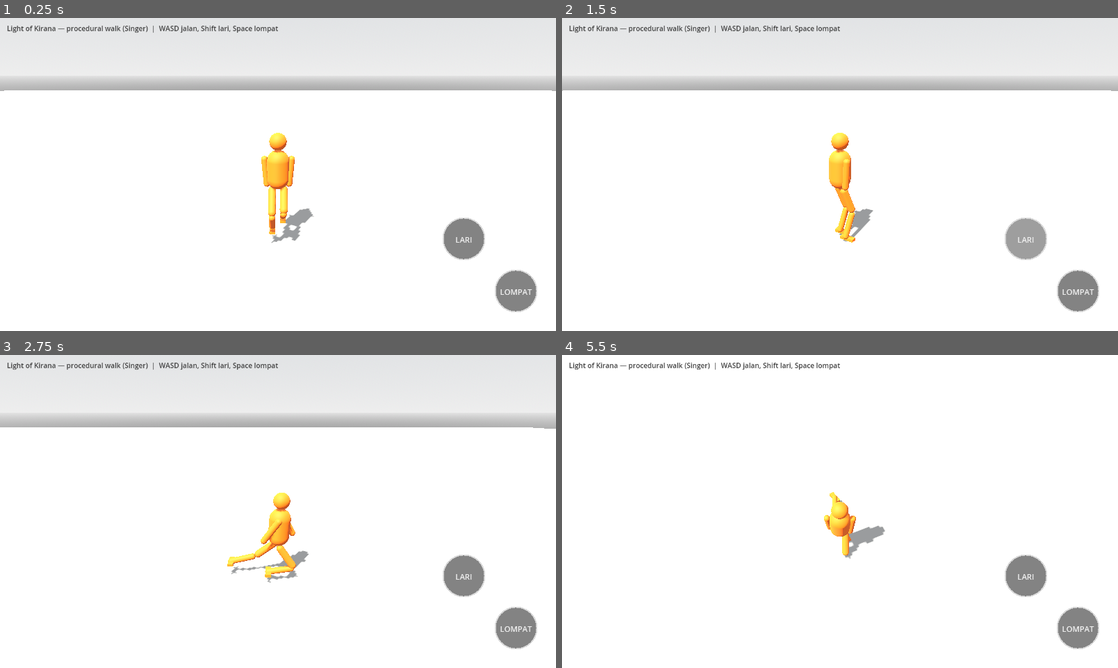
Above: before the commit, frames 1-4 (two rows, left to right).
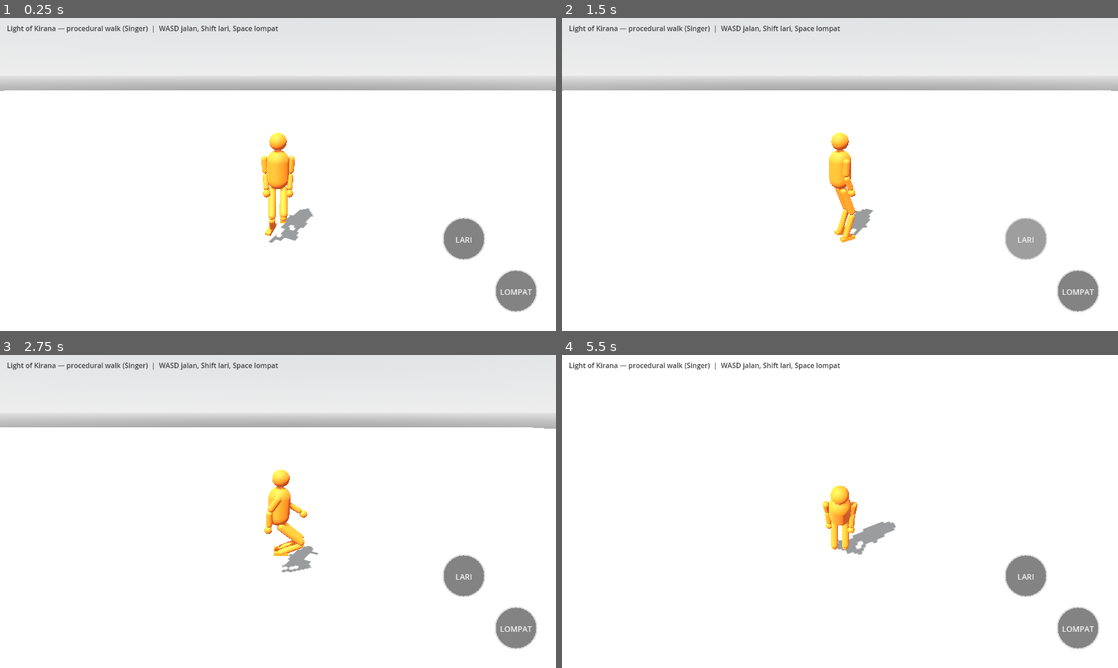
Above: after the commit, the same moments.

Repository: bagus123triga/light-of-kirana
Game: Godot game, scene res://scenes/main.tscn
Two runs of this game, one before a commit and one after it. Both use one fixed random seed, a clock stepped at 60 frames per second and the inputs below.
Inputs (mouse positions are in pixels of both pictures, inside the frame that each line leads up to):
- Up to frame 1 (0.25 s): no input
- Up to frame 2 (1.5 s): drag from (617, 271) to (895, 105) at 0.52 s; drag from (1023, 240) to (812, 237) at 1.27 s
- Up to frame 3 (2.75 s): move the mouse to (517, 627) at 2.02 s; hold D from 2.03 s (still down); hold Shift from 2.03 s (still down); click (517, 627) at 2.17 s
- Up to frame 4 (5.5 s): release D at 2.75 s; release Shift at 2.75 s; drag from (812, 574) to (673, 464) at 2.77 s; move the mouse to (1006, 558) at 3.52 s; hold A 3.53-4.25 s; hold Shift 3.53-4.25 s; tap Space at 3.77 s; drag from (673, 464) to (756, 433) at 4.27 s; move the mouse to (867, 511) at 5.02 s; hold S from 5.03 s (still down); hold Shift from 5.03 s (still down); click (867, 511) at 5.17 s

The runs differ from the first frame. In frame 1, 0.3% of the frame differs, in the area x 47-56%, y 44-72%; in frame 2, 0.2%; in frame 3, 1.8%, in the area x 40-58%, y 36-73%; in frame 4, 0.9%.

Commit message:
Fix arms 3 joints, foot yaw follows step, run flight phase, thigh 0.52/shin 0.44, upright posture

Diff:
--- a/scripts/procedural_humanoid.gd
+++ b/scripts/procedural_humanoid.gd
@@ -24,13 +24,17 @@
 const HIP_DAMPING := 26.0
 const LAND_BIAS := 0.47
 const FOOT_CLEARANCE := 0.17
-# Proportions that make idle knees nearly straight (Singer's mannequin
-# stands with legs almost extended): leg total 0.96, hip 0.92.
-# The old 0.52+0.52 legs with hip 0.88 forced a 0.31 m knee bend at
-# idle — the crouched / sitting pose in the 2026-11-09 screenshot.
-const LEG_UPPER := 0.48
-const LEG_LOWER := 0.48
+# Proportions (Bagus, 2026-11-09): upper thigh LONGER than lower
+# thigh — 0.52 vs 0.44, total still 0.96 so the idle-knee math and
+# hip ceiling from the previous fix stay valid. Equal 0.48/0.48 made
+# the figure look wrong and not upright.
+const LEG_UPPER := 0.52
+const LEG_LOWER := 0.44
 const HIP_HEIGHT := 1.0
+# Arms: 3 joints — shoulder, elbow, wrist (Bagus, 2026-11-09).
+# The old single-capsule arm had no elbow at all.
+const ARM_UPPER := 0.28
+const ARM_LOWER := 0.26
 const STEP_LATERAL := 0.11
 const GRAVITY := 20.0
 
@@ -52,6 +56,10 @@
 var body_root: Node3D
 var shoulder_l: Node3D
 var shoulder_r: Node3D
+var elbow_l: Node3D
+var elbow_r: Node3D
+var wrist_l: Node3D
+var wrist_r: Node3D
 var thigh_mesh: Array[MeshInstance3D] = []
 var shin_mesh: Array[MeshInstance3D] = []
 var foot_mesh: Array[MeshInstance3D] = []
@@ -61,7 +69,10 @@
 var foot_from_pos: Array[Vector3] = []
 var foot_step_t: Array[float] = [0.0, 0.0]
 var foot_stepping: Array[bool] = [false, false]
+var foot_yaw: Array[float] = [0.0, 0.0]
 var knee_pos: Array[Vector3] = [Vector3.ZERO, Vector3.ZERO]
+var flight_timer := 0.0
+var foot_clamp_count := 0
 
 
 func _orange_material() -> StandardMaterial3D:
@@ -123,16 +134,43 @@
 	head.position = Vector3(0, 0.72, 0)
 	body_root.add_child(head)
 
-	shoulder_l = Node3D.new()
-	shoulder_l.position = Vector3(-0.21, 0.5, 0)
-	body_root.add_child(shoulder_l)
-	shoulder_r = Node3D.new()
-	shoulder_r.position = Vector3(0.21, 0.5, 0)
-	body_root.add_child(shoulder_r)
-	for shoulder in [shoulder_l, shoulder_r]:
-		var arm := _limb(0.05, 0.5, mat)
-		arm.position = Vector3(0, -0.25, 0)
-		shoulder.add_child(arm)
+	# Arms, 3 joints each: shoulder -> elbow -> wrist -> hand.
+	# Hierarchy does the posing: shoulder swings, elbow bends,
+	# wrist adds a small flick. Upper arm 0.28, forearm 0.26.
+	var shoulders: Array[Node3D] = []
+	for side in [-1.0, 1.0]:
+		var shoulder := Node3D.new()
+		shoulder.position = Vector3(side * 0.21, 0.5, 0)
+		body_root.add_child(shoulder)
+		var upper := _limb(0.05, ARM_UPPER, mat)
+		upper.position = Vector3(0, -ARM_UPPER * 0.5, 0)
+		shoulder.add_child(upper)
+		var elbow := Node3D.new()
+		elbow.position = Vector3(0, -ARM_UPPER, 0)
+		shoulder.add_child(elbow)
+		var forearm := _limb(0.045, ARM_LOWER, mat)
+		forearm.position = Vector3(0, -ARM_LOWER * 0.5, 0)
+		elbow.add_child(forearm)
+		var wrist := Node3D.new()
+		wrist.position = Vector3(0, -ARM_LOWER, 0)
+		elbow.add_child(wrist)
+		var hand := MeshInstance3D.new()
+		var hand_mesh := SphereMesh.new()
+		hand_mesh.radius = 0.06
+		hand_mesh.height = 0.12
+		hand.mesh = hand_mesh
+		hand.material_override = mat
+		hand.position = Vector3(0, -0.05, 0)
+		wrist.add_child(hand)
+		shoulders.append(shoulder)
+		if side < 0.0:
+			elbow_l = elbow
+			wrist_l = wrist
+		else:
+			elbow_r = elbow
+			wrist_r = wrist
+	shoulder_l = shoulders[0]
+	shoulder_r = shoulders[1]
 
 	for side in [-1.0, 1.0]:
 		var thigh := _limb(0.06, LEG_UPPER, mat)
@@ -223,9 +261,19 @@
 	# arrives, otherwise the body outruns its feet and they drag.
 	# Stride is capped at 0.45 m (walk) so a planted foot never ends up
 	# further from the hip than the legs can reach.
-	var stride_max := 0.45 if not is_running else 0.70
+	var stride_max := 0.45 if not is_running else 0.85
 	var stride := clampf(speed * 0.26, 0.18, stride_max)
-	var swing := clampf(stride / maxf(speed, 0.5), 0.22, SWING_TIME) if moving else SWING_TIME
+	var swing := clampf(stride / maxf(speed, 0.5), 0.16, SWING_TIME) if moving else SWING_TIME
+	# Run flight phase (Singer): after a step lands while running, the
+	# body is briefly airborne with BOTH feet tucked — that is what
+	# makes running look like running instead of sliding (ngesot).
+	# Without it the support foot stays planted while the body moves
+	# ~1 m, and the IK clamp drags it along the ground.
+	if flight_timer > 0.0:
+		flight_timer -= delta
+		for i in 2:
+			foot_planted_pos[i] = hip_global + Vector3(0, -0.5, 0) + right * (-1.0 if i == 0 else 1.0) * 0.08
+			foot_planted_pos[i].y = hip_global.y - 0.5
 	for i in 2:
 		var side := -1.0 if i == 0 else 1.0
 		if foot_stepping[i]:
@@ -240,12 +288,18 @@
 				foot_planted_pos[i] = foot_target_pos[i]
 				foot_planted_pos[i].y = 0.05
 				steps_taken += 1
-		elif on_floor_now:
+				if is_running and speed_factor > 0.6:
+					flight_timer = 0.12
+		elif on_floor_now and flight_timer <= 0.0:
 			var ideal := global_position + wish_dir * stride * LAND_BIAS + right * side * STEP_LATERAL + forward * 0.05
 			ideal.y = 0.05
 			var lag := (ideal - foot_planted_pos[i]).dot(forward) if moving else (ideal - foot_planted_pos[i]).length()
 			var other_stepping := foot_stepping[1 - i]
-			if (moving and lag > 0.15 and not other_stepping) or (not moving and lag > 0.25 and not other_stepping):
+			# Walk: one foot at a time (stable). Run: overlap allowed —
+			# the support foot must lift as soon as the body passes it,
+			# otherwise it gets dragged (ngesot).
+			var gate := (not other_stepping) or is_running
+			if (moving and lag > 0.15 and gate) or (not moving and lag > 0.25 and not other_stepping):
 				var target := global_position + wish_dir * stride + right * side * STEP_LATERAL + forward * 0.05
 				target.y = 0.05
 				foot_from_pos[i] = foot_planted_pos[i]
@@ -287,18 +341,24 @@
 	# knee bend (0.16 m) that would not go away.
 	var hip_ceiling := 0.05 + sqrt(maxf(leg_len * leg_len - horiz_max * horiz_max, 0.55 * 0.55))
 	var bob := sin(gait_phase * 2.0) * 0.02 * speed_factor if moving else sin(time_alive * 1.6) * 0.012
-	var hip_target := minf(HIP_HEIGHT + bob - 0.04 * speed_factor, hip_ceiling)
+	var flight_lift := 0.06 if flight_timer > 0.0 else 0.0
+	var hip_target := minf(HIP_HEIGHT + bob - 0.04 * speed_factor + flight_lift, hip_ceiling + flight_lift)
 	hip_vel_y += (HIP_STIFFNESS * (hip_target - hip_y) - HIP_DAMPING * hip_vel_y) * delta
 	hip_y = clampf(hip_y + hip_vel_y * delta, 0.55, 1.02)
 	body_root.position.y = hip_y
-	body_root.rotation.x = speed_factor * 0.08
-	body_root.rotation.z = sin(gait_phase) * 0.03 * speed_factor
+	# Tegap (Bagus, 2026-11-09): torso stays near-vertical. The old
+	# 0.08 forward lean + sway made the figure slouch; lean is now
+	# 0.03 walk / a touch more only when running.
+	body_root.rotation.x = speed_factor * (0.03 if not is_running else 0.06)
+	body_root.rotation.z = sin(gait_phase) * 0.02 * speed_factor
 	hip_global = body_root.global_position
 
 	# --- Two-bone IK + foot placement ---
 	# Visual ankle is clamped to leg reach so the shin can never detach
 	# from the foot, even at the far end of a stride (Singer's pendulum
 	# body does this by dipping the hip; the clamp is the safety net).
+	# The clamp counter is a test signal: if it fires often while
+	# running, the feet are being dragged (ngesot).
 	for i in 2:
 		var side := -1.0 if i == 0 else 1.0
 		var hip_joint := hip_global + right * side * 0.09
@@ -306,16 +366,43 @@
 		var to_ankle := ankle - hip_joint
 		if to_ankle.length() > LEG_UPPER + LEG_LOWER - 0.02:
 			ankle = hip_joint + to_ankle.normalized() * (LEG_UPPER + LEG_LOWER - 0.02)
+			foot_clamp_count += 1
 		var knee := _solve_two_bone(hip_joint, ankle, forward)
 		knee_pos[i] = knee
 		_place_limb(thigh_mesh[i], hip_joint, knee)
 		_place_limb(shin_mesh[i], knee, ankle)
-		foot_mesh[i].global_position = ankle + forward * 0.05
-		foot_mesh[i].rotation.y = facing_yaw
-
-	# --- Arms swing opposite to the same-side leg ---
+		# Foot orientation (Bagus, 2026-11-09): the sole must FOLLOW
+		# the movement direction. The old code set the foot's LOCAL
+		# rotation.y = facing_yaw on top of the body's own facing_yaw
+		# — the yaw was doubled, so when turning left/right the feet
+		# pointed backwards / tilted. Now the foot is placed by its
+		# GLOBAL transform: yaw tracks the step direction while
+		# stepping, the facing while planted; pitch lets the toe drop
+		# mid-swing (foot dangles) and is flat (0) when planted.
+		var step_dir := foot_target_pos[i] - foot_from_pos[i]
+		var want_yaw := facing_yaw
+		if foot_stepping[i] and step_dir.length() > 0.01:
+			want_yaw = atan2(step_dir.x, step_dir.z)
+		foot_yaw[i] = lerp_angle(foot_yaw[i], want_yaw, clampf(delta * 10.0, 0.0, 1.0))
+		var foot_pitch := 0.0
+		if foot_stepping[i]:
+			foot_pitch = sin(PI * clampf(foot_step_t[i], 0.0, 1.0)) * 0.35
+		var foot_fwd := Vector3(sin(foot_yaw[i]), 0, cos(foot_yaw[i]))
+		var foot_pos := ankle + foot_fwd * 0.05
+		foot_pos.y = ankle.y
+		foot_mesh[i].global_transform = Transform3D(Basis.from_euler(Vector3(foot_pitch, foot_yaw[i], 0.0)), foot_pos)
+
+	# --- Arms, 3 joints: shoulder swings, elbow bends, wrist flicks ---
+	# Arms swing opposite to the same-side leg (Singer's counter-swing).
 	var swing_amount := sin(gait_phase) * 0.55 * speed_factor
 	shoulder_l.rotation.x = swing_amount
 	shoulder_r.rotation.x = -swing_amount
-	shoulder_l.rotation.z = 0.08
-	shoulder_r.rotation.z = -0.08
+	shoulder_l.rotation.z = 0.06
+	shoulder_r.rotation.z = -0.06
+	# Elbow: bent ~0.4 rad at rest, flexes a bit more on the forward
+	# swing; wrist keeps the hand roughly level with a small flick.
+	var elbow_bend := 0.4 + absf(swing_amount) * 0.3
+	elbow_l.rotation.x = -elbow_bend
+	elbow_r.rotation.x = -elbow_bend
+	wrist_l.rotation.x = elbow_bend * 0.5
+	wrist_r.rotation.x = elbow_bend * 0.5
--- a/tests/test_procedural_walk.gd
+++ b/tests/test_procedural_walk.gd
@@ -62,14 +62,27 @@
 		if dist > 0.97 or dist < 0.3:
 			failures.append("leg %d hip-ankle distance impossible: %.2f" % [i, dist])
 
-	# 4. Run 2 s: must be faster than walk.
+	# 3b. Arms have 3 joints (Bagus, 2026-11-09): shoulder, elbow,
+	# wrist — the old single-capsule arm had no elbow at all.
+	if humanoid.elbow_l == null or humanoid.elbow_r == null or humanoid.wrist_l == null or humanoid.wrist_r == null:
+		failures.append("arm joints missing: elbow/wrist nodes not built")
+	elif absf(humanoid.elbow_l.rotation.x + 0.4) > 0.15:
+		failures.append("elbow not bent at idle: %.2f" % humanoid.elbow_l.rotation.x)
+
+	# 4. Run 2 s: must be faster than walk, and feet must not drag
+	# (ngesot): the IK clamp counter must stay low — a clamped ankle
+	# means the planted foot was dragged along the ground.
 	var run_start := humanoid.position
 	humanoid.is_running = true
+	humanoid.foot_clamp_count = 0
 	for i in 120:
 		humanoid._physics_process(1.0 / 60.0)
 	var run_moved := (humanoid.position - run_start).length()
 	if run_moved < 5.0:
 		failures.append("run moved too little: %.2f m in 2 s" % run_moved)
+	if humanoid.foot_clamp_count > 20:
+		failures.append("run dragged feet: ankle clamped %d times in 2 s" % humanoid.foot_clamp_count)
+	print("RUN_CLAMP_TEST clamps=%d" % humanoid.foot_clamp_count)
 
 	# 5. Camera framing (regression for screenshot 2026-11-09 20:55 WIB:
 	#    humanoid was at the bottom edge, half cut off, because the old
